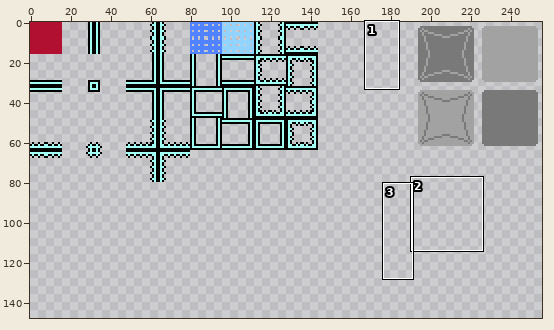
A pixel-art file gets an edit: Assets/Raw/TileSets/5x_tiles.aseprite. The first picture is a wide view before the edit; the outline marks the close-up.
Close-up. The starting point:
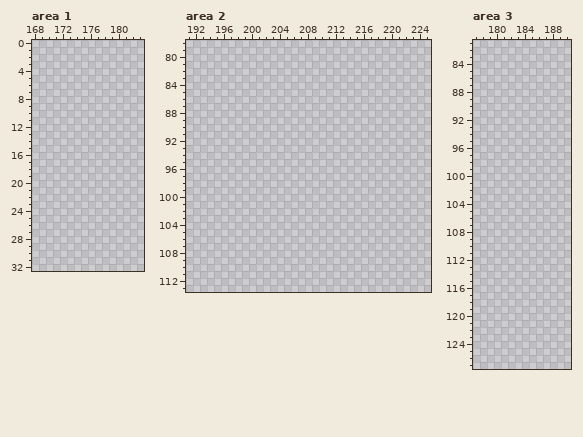
256x256 pixels, 1 frame. Shown: area 1: x 168..183, y 0..32; area 2: x 191..225, y 78..113; area 3: x 177..190, y 81..127. The wide view leaves out empty margins. The commit also changed other parts of the picture, which this record leaves out.
After:
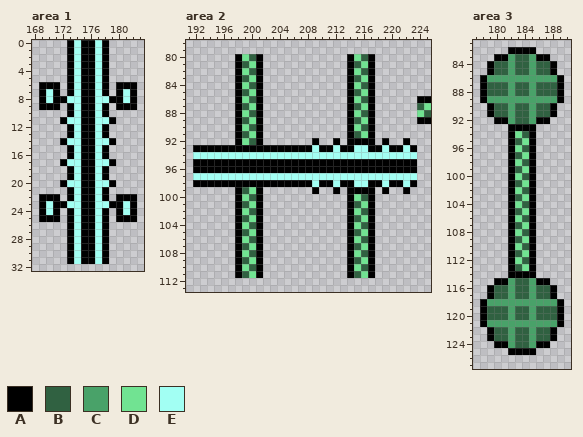
Palette (. is transparent): A #000000  B #306141  C #49a269  D #71e392  E #a2fff3
What changed:
--- area 1
@@ x 168..183 @@
- 0 ................
- 1 ................
- 2 ................
- 3 ................
- 4 ................
- 5 ................
- 6 ................
- 7 ................
- 8 ................
- 9 ................
-10 ................
-11 ................
-12 ................
-13 ................
-14 ................
-15 ................
-16 ................
-17 ................
-18 ................
-19 ................
-20 ................
-21 ................
-22 ................
-23 ................
-24 ................
-25 ................
-26 ................
-27 ................
-28 ................
-29 ................
-30 ................
-31 ................
+ 0 .....AEAAEA.....
+ 1 .....AEAAEA.....
+ 2 .....AEAAEA.....
+ 3 .....AEAAEA.....
+ 4 .....AEAAEA.....
+ 5 .....AEAAEA.....
+ 6 .AAA.AEAAEA.AAA.
+ 7 .AEA.AEAAEA.AEA.
+ 8 .AEAAEEAAEEAAEA.
+ 9 .AAA.AEAAEA.AAA.
+10 .....AEAAEA.....
+11 ....AEEAAEEA....
+12 .....AEAAEA.....
+13 .....AEAAEA.....
+14 ....AEEAAEEA....
+15 .....AEAAEA.....
+16 .....AEAAEA.....
+17 ....AEEAAEEA....
+18 .....AEAAEA.....
+19 .....AEAAEA.....
+20 ....AEEAAEEA....
+21 .....AEAAEA.....
+22 .AAA.AEAAEA.AAA.
+23 .AEAAEEAAEEAAEA.
+24 .AEA.AEAAEA.AEA.
+25 .AAA.AEAAEA.AAA.
+26 .....AEAAEA.....
+27 .....AEAAEA.....
+28 .....AEAAEA.....
+29 .....AEAAEA.....
+30 .....AEAAEA.....
+31 .....AEAAEA.....
 32 ................
--- area 2
@@ x 191..225 @@
  79 ...................................
- 80 ...................................
- 81 ...................................
- 82 ...................................
- 83 ...................................
- 84 ...................................
- 85 ...................................
- 86 ...................................
- 87 ...................................
- 88 ...................................
- 89 ...................................
- 90 ...................................
- 91 ...................................
- 92 ...................................
- 93 ...................................
- 94 ...................................
- 95 ...................................
- 96 ...................................
- 97 ...................................
- 98 ...................................
- 99 ...................................
-100 ...................................
-101 ...................................
-102 ...................................
-103 ...................................
-104 ...................................
-105 ...................................
-106 ...................................
-107 ...................................
-108 ...................................
-109 ...................................
-110 ...................................
-111 ...................................
+ 80 .......ADBA............ADBA........
+ 81 .......ABDA............ABDA........
+ 82 .......ADBA............ADBA........
+ 83 .......ABDA............ABDA........
+ 84 .......ADBA............ADBA........
+ 85 .......ABDA............ABDA........
+ 86 .......ADBA............ADBA......AA
+ 87 .......ABDA............ABDA......BD
+ 88 .......ADBA............ADBA......DB
+ 89 .......ABDA............ABDA......AA
+ 90 .......ADBA............ADBA........
+ 91 .......ABDA............ABDA........
+ 92 .......ADBA.......A..A.AAAA.A..A...
+ 93 .AAAAAAAAAAAAAAAAAEAAEAAEEAAEAAEA..
+ 94 .EEEEEEEEEEEEEEEEEEEEEEEEEEEEEEEE..
+ 95 .AAAAAAAAAAAAAAAAAAAAAAAAAAAAAAAA..
+ 96 .AAAAAAAAAAAAAAAAAAAAAAAAAAAAAAAA..
+ 97 .EEEEEEEEEEEEEEEEEEEEEEEEEEEEEEEE..
+ 98 .AAAAAAAAAAAAAAAAAEAAEAAEEAAEAAEA..
+ 99 .......ABDA.......A..A.AAAA.A..A...
+100 .......ADBA............ADBA........
+101 .......ABDA............ABDA........
+102 .......ADBA............ADBA........
+103 .......ABDA............ABDA........
+104 .......ADBA............ADBA........
+105 .......ABDA............ABDA........
+106 .......ADBA............ADBA........
+107 .......ABDA............ABDA........
+108 .......ADBA............ADBA........
+109 .......ABDA............ABDA........
+110 .......ADBA............ADBA........
+111 .......ABDA............ABDA........
 112 ...................................
--- area 3
@@ x 177..190 @@
  81 ..............
- 82 ..............
- 83 ..............
- 84 ..............
- 85 ..............
- 86 ..............
- 87 ..............
- 88 ..............
- 89 ..............
- 90 ..............
- 91 ..............
- 92 ..............
- 93 ..............
- 94 ..............
- 95 ..............
- 96 ..............
- 97 ..............
- 98 ..............
- 99 ..............
-100 ..............
-101 ..............
-102 ..............
-103 ..............
-104 ..............
-105 ..............
-106 ..............
-107 ..............
-108 ..............
-109 ..............
-110 ..............
-111 ..............
-112 ..............
-113 ..............
-114 ..............
-115 ..............
-116 ..............
-117 ..............
-118 ..............
-119 ..............
-120 ..............
-121 ..............
-122 ..............
-123 ..............
-124 ..............
-125 ..............
+ 82 .....AAAA.....
+ 83 ...AACBBCAA...
+ 84 ..ABBCBBCBBA..
+ 85 ..ABBCBBCBBA..
+ 86 .ACCCCCCCCCCA.
+ 87 .ABBBCBBCBBBA.
+ 88 .ABBBCBBCBBBA.
+ 89 .ACCCCCCCCCCA.
+ 90 ..ABBCBBCBBA..
+ 91 ..ABBCBBCBBA..
+ 92 ...AACBBCAA...
+ 93 .....AAAA.....
+ 94 .....ADBA.....
+ 95 .....ABDA.....
+ 96 .....ADBA.....
+ 97 .....ABDA.....
+ 98 .....ADBA.....
+ 99 .....ABDA.....
+100 .....ADBA.....
+101 .....ABDA.....
+102 .....ADBA.....
+103 .....ABDA.....
+104 .....ADBA.....
+105 .....ABDA.....
+106 .....ADBA.....
+107 .....ABDA.....
+108 .....ADBA.....
+109 .....ABDA.....
+110 .....ADBA.....
+111 .....ABDA.....
+112 .....ADBA.....
+113 .....ABDA.....
+114 .....AAAA.....
+115 ...AACBBCAA...
+116 ..ABBCBBCBBA..
+117 ..ABBCBBCBBA..
+118 .ACCCCCCCCCCA.
+119 .ABBBCBBCBBBA.
+120 .ABBBCBBCBBBA.
+121 .ACCCCCCCCCCA.
+122 ..ABBCBBCBBA..
+123 ..ABBCBBCBBA..
+124 ...AACBBCAA...
+125 .....AAAA.....
 126 ..............
